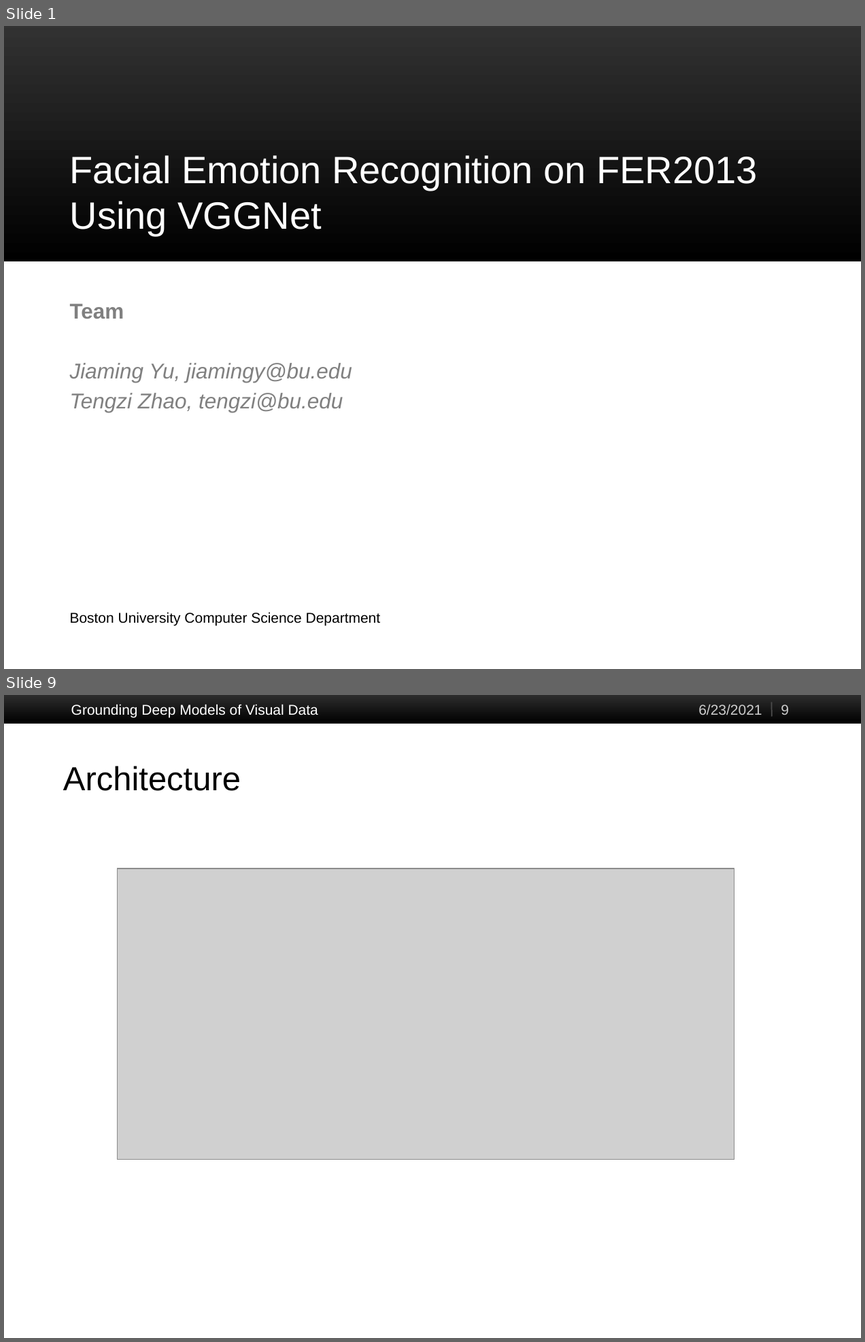
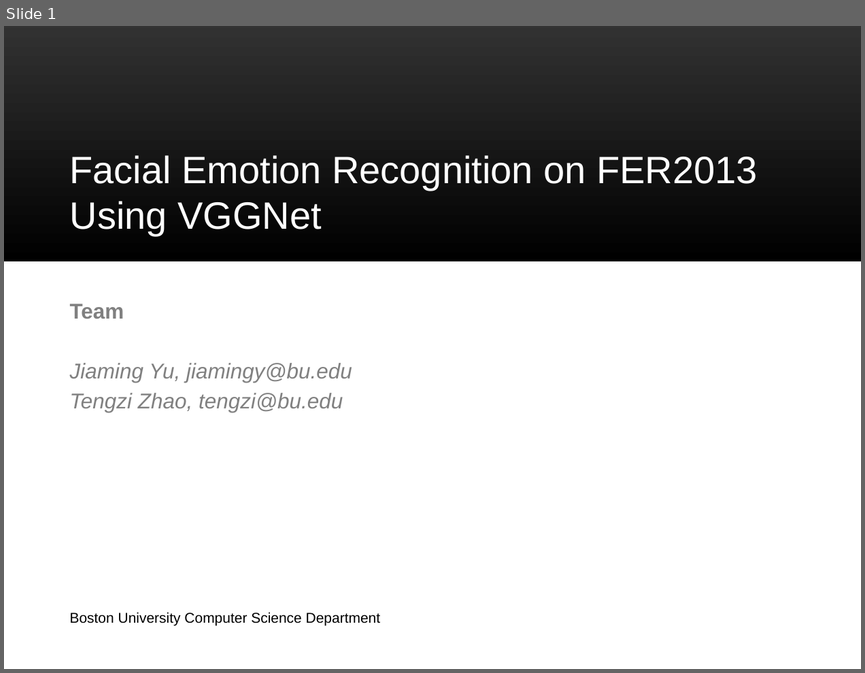
Before and after one commit to JimY233/CS523_Project, a slide deck: Facial Emotion Recognition on FER2013.pptx. Shown one above the other, each under a label of ours: slides 1 and 9 before the commit, slide 1 after it; the slides between them are not shown. The pictures are 865x1342 and 865x673 pixels, drawn with LibreOffice and Linux fonts; fonts in the diff are those of the drawing; grey boxes stand for pictures; background and template pictures are left out. Boxes give left, top, right and bottom in pixels: in the first picture for what was removed or moved away, otherwise in the second. Text is boxed around its words. In the diff, an @@ line names an element or a change of style, - is before the commit and + after.

```diff
--- a/Facial Emotion Recognition on FER2013.pptx
+++ b/Facial Emotion Recognition on FER2013.pptx
@@ slide 9 removed at bbox=[4, 695, 861, 1338], background #FFFFFF @@
@@ rectangle removed at bbox=[4, 695, 861, 724] @@
@@ text removed at bbox=[71, 704, 318, 717] @@
-Grounding Deep Models of Visual Data
@@ text removed at bbox=[698, 705, 762, 715] @@
-6/23/2021
@@ line removed from (772, 702) to (772, 717) @@
@@ page number removed at bbox=[781, 705, 789, 715] @@
-9
@@ title removed at bbox=[63, 766, 241, 791] @@
-Architecture
@@ picture removed at bbox=[117, 868, 734, 1159] @@
```
Also in this commit, not shown: 18 slides changed, 4 slides added, 2 other slides removed.
